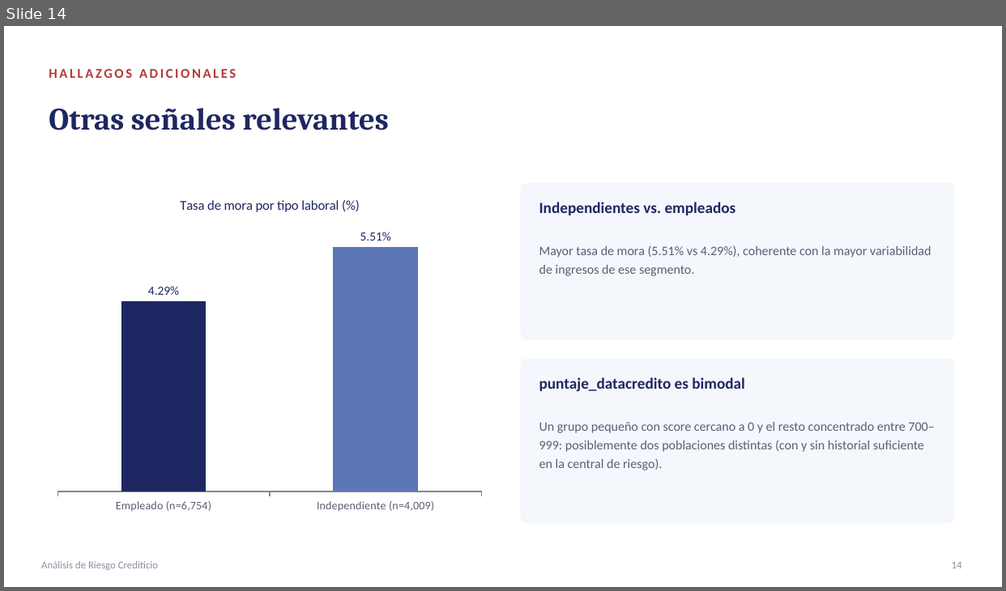
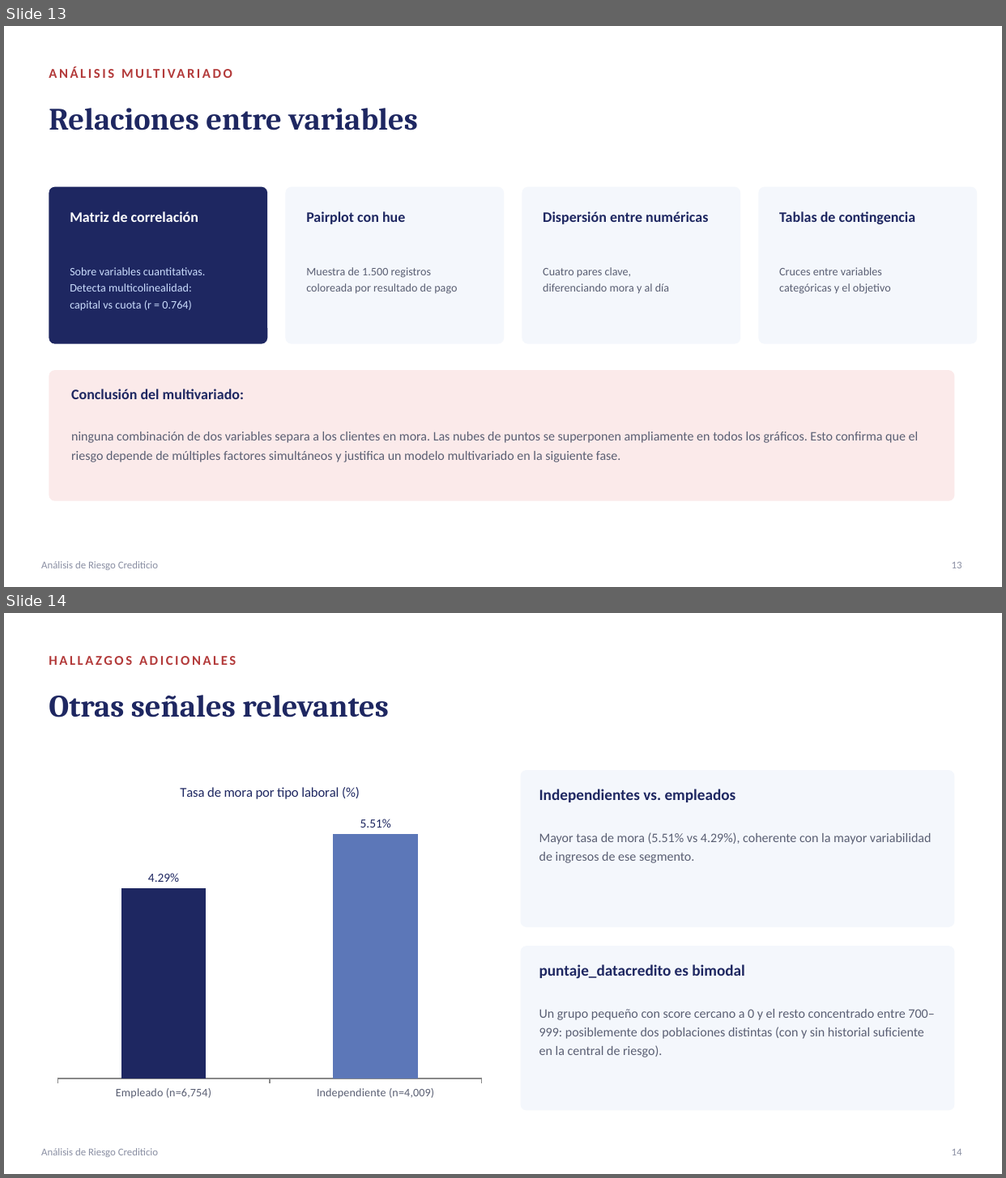
Before and after one commit to papiarcacamilo/MLOPS_CURSE, a slide deck: PRESENTACION.pptx. Shown one above the other, each under a label of ours: slide 14 before the commit, slides 13 and 14 after it. The pictures are 1006x591 and 1006x1178 pixels, drawn with LibreOffice and Linux fonts; fonts in the diff are those of the drawing. Boxes give left, top, right and bottom in pixels: in the first picture for what was removed or moved away, otherwise in the second. Text is boxed around its words. In the diff, an @@ line names an element or a change of style, - is before the commit and + after.

Commit message:
EDA, agregar dispersion y tablas pivote

```diff
--- a/PRESENTACION.pptx
+++ b/PRESENTACION.pptx
@@ slide 13 added at (4, 26, 1002, 587), background #FFFFFF @@
@@ text added at (49, 108, 418, 130), 30 pt, text #1E2761, bold @@
+Relaciones entre variables
@@ rounded rectangle added at (49, 187, 267, 344), fill #1E2761 @@
@@ rounded rectangle added at (286, 187, 504, 344), fill #F4F7FC @@
@@ rounded rectangle added at (522, 187, 740, 344), fill #F4F7FC @@
@@ rounded rectangle added at (759, 187, 978, 344), fill #F4F7FC @@
@@ text added at (70, 211, 198, 222), 14 pt, text #FFFFFF, bold @@
+Matriz de correlación
@@ text added at (306, 211, 405, 224), 14 pt, text #1E2761, bold @@
+Pairplot con hue
@@ text added at (543, 211, 708, 224), 14 pt, text #1E2761, bold @@
+Dispersión entre numéricas
@@ text added at (779, 211, 916, 224), 14 pt, text #1E2761, bold @@
+Tablas de contingencia
@@ text added at (70, 267, 206, 311), 11 pt, text #CADCFC @@
+Sobre variables cuantitativas.
+Detecta multicolinealidad:
+capital vs cuota (r = 0.764)
@@ text added at (306, 267, 457, 294), 11 pt, text #5A5F73 @@
+Muestra de 1.500 registros
+coloreada por resultado de pago
@@ text added at (543, 267, 669, 293), 11 pt, text #5A5F73 @@
+Cuatro pares clave,
+diferenciando mora y al día
@@ text added at (779, 267, 891, 294), 11 pt, text #5A5F73 @@
+Cruces entre variables
+categóricas y el objetivo
@@ rounded rectangle added at (49, 370, 955, 501), fill #FBEAEA @@
@@ text added at (71, 389, 918, 463), 12.5 pt, text #5A5F73 @@
+Conclusión del multivariado:
+ninguna combinación de dos variables separa a los clientes en mora. Las nubes de puntos se superponen ampliamente en todos los gráficos. Esto confirma que el riesgo depende de múltiples factores simultáneos y justifica un modelo multivariado en la siguiente fase.
@@ text added at (163, 389, 244, 399), 13 pt, text #B33A3A, bold @@
+ANÁLISIS MULTIVARIADO
@@ text added at (41, 561, 158, 570), 10 pt, text #8A8FA3 @@
+Análisis de Riesgo Crediticio
@@ text added at (952, 562, 962, 569), 10 pt, text #8A8FA3 @@
+13
```
Also in this commit, not shown: 10 slides changed, 1 slide removed, 3 other files.
